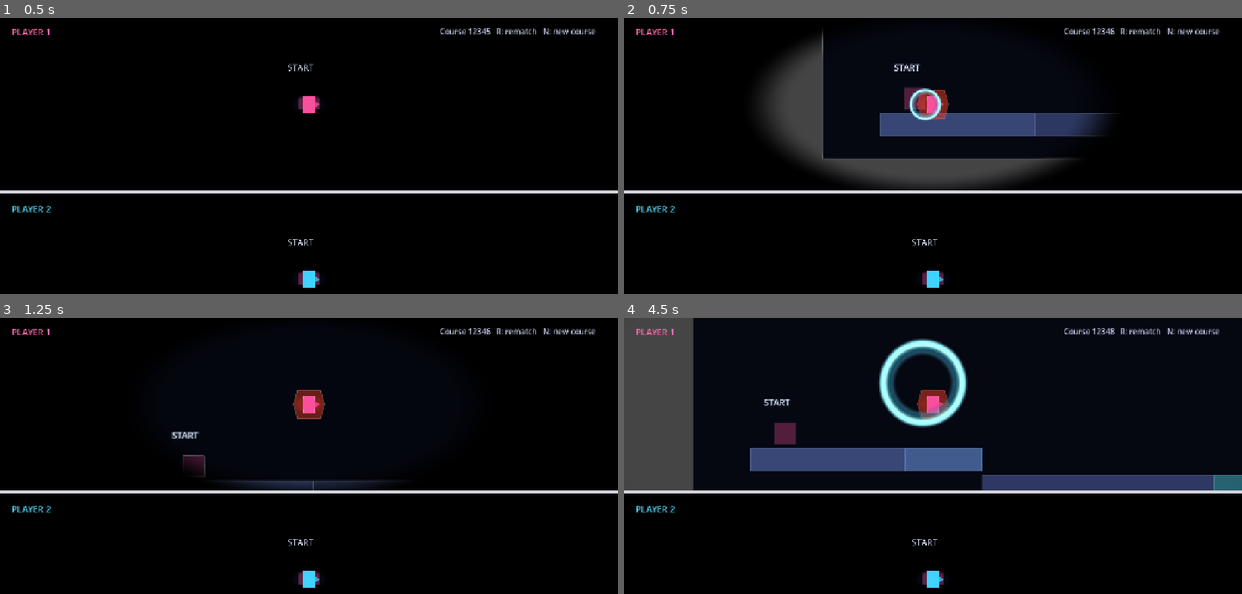
Above: before the commit, frames 1-4 (two rows, left to right).
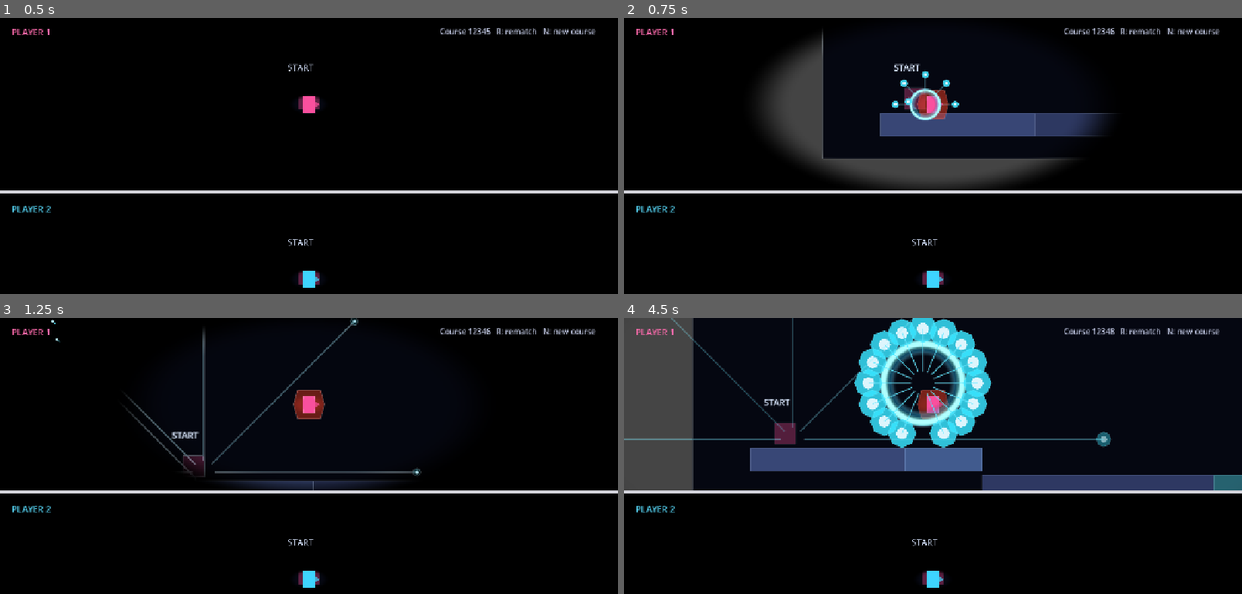
Above: after the commit, the same moments.

Repository: ketr4x/Haven
Game: Godot game, scene res://scenes/game/race.tscn
Same seed, same stepped clock (60 frames per second), same inputs: the game is played once before the commit and once after it.
Inputs:
- Up to frame 1 (0.5 s): no input
- Up to frame 2 (0.75 s): tap Enter at 0.5 s; hold D (p1_right) from 0.53 s (still down); hold N (new_seed) from 0.53 s (still down)
- Up to frame 3 (1.25 s): keep holding D (p1_right); keep holding N (new_seed); tap W (p1_jump) at 0.77 s
- Up to frame 4 (4.5 s): release N (new_seed) at 1.28 s; tap S (p1_shout) at 1.35, 2.85, 4.35 s; tap W (p1_jump) at 1.52, 3.02, 3.77 s; release D (p1_right) at 2.03 s; hold A (p1_left) 2.03-2.78 s; hold N (new_seed) 2.03-2.78 s; hold D (p1_right) 2.78-4.28 s; hold N (new_seed) 3.53-4.28 s; hold A (p1_left) from 4.28 s (still down)

Frame 1 is identical in both runs. In frame 2, 0.2% of the frame differs, in the area x 43-55%, y 18-35%; in frame 3, 1.0%; in frame 4, 5.6%, in the area x 0-79%, y 0-48%.

Commit message:
Render reflected wave beams

Diff:
--- a/scenes/effects/sound_wave.tscn
+++ b/scenes/effects/sound_wave.tscn
@@ -9,7 +9,6 @@
 radius = 26.0
 
 [node name="SoundWave" type="CharacterBody2D"]
-visible = false
 collision_layer = 8
 collision_mask = 1
 script = ExtResource("1_wave")
@@ -25,6 +24,12 @@
 [node name="CollisionShape2D" type="CollisionShape2D" parent="ReturnDetector"]
 shape = SubResource("CircleShape2D_return_detector")
 
+[node name="BeamTrail" type="Line2D" parent="."]
+top_level = true
+width = 2.0
+default_color = Color(0.3, 0.9, 1, 0.82)
+antialiased = true
+
 [node name="OuterRing" type="Polygon2D" parent="."]
 polygon = PackedVector2Array(14, 0, 9.89949, 9.89949, 0, 14, -9.89949, 9.89949, -14, 0, -9.89949, -9.89949, 0, -14, 9.89949, -9.89949)
 color = Color(0.22, 0.9, 1, 0.9)
--- a/scripts/effects/sound_wave.gd
+++ b/scripts/effects/sound_wave.gd
@@ -8,6 +8,10 @@
 @export var speed: float = 760.0
 @export_range(0, 5) var max_bounces: int = 2
 @export var lifetime: float = 1.6
+@export var beam_fade_distance: float = 1_200.0
+@export_range(0.0, 1.0) var beam_min_alpha: float = 0.06
+
+@onready var _beam_trail: Line2D = $BeamTrail
 
 var bounce_count: int = 0
 var captured_loudness: float = 0.0
@@ -15,6 +19,9 @@
 var emitter: RezonansPlayer
 var _remaining_lifetime: float = 0.0
 var _has_returned: bool = false
+var _travel_distance: float = 0.0
+var _initial_beam_alpha: float = 0.0
+var _trail_points: PackedVector2Array = PackedVector2Array()
 
 func setup(source: RezonansPlayer, origin: Vector2, direction: Vector2, initial_loudness: float, pulse_identifier: int) -> void:
 	emitter = source
@@ -25,6 +32,11 @@
 	global_position = origin
 	velocity = direction.normalized() * speed
 	_remaining_lifetime = lifetime
+	_travel_distance = 0.0
+	_trail_points = PackedVector2Array([origin, origin])
+	_initial_beam_alpha = lerpf(0.32, 0.82, captured_loudness / 100.0)
+	_beam_trail.default_color.a = _initial_beam_alpha
+	_update_beam_trail()
 
 
 func _physics_process(delta: float) -> void:
@@ -34,20 +46,41 @@
 		queue_free()
 		return
 
+	var previous_position := global_position
 	var collision := move_and_collide(velocity * delta)
+	_travel_distance += previous_position.distance_to(global_position)
+	_append_trail_point(global_position)
 	if collision:
 		bounce_count += 1
 		var normal := collision.get_normal()
 		velocity = velocity.bounce(normal)
 		global_position += normal * 0.5
+		_append_trail_point(global_position)
 		bounced.emit(global_position, normal, bounce_count)
 		if bounce_count >= max_bounces:
 			expired.emit()
 			queue_free()
 			return
 
+	_update_beam_visibility()
 	if bounce_count > 0 and emitter and global_position.distance_to(emitter.global_position) <= 42.0 * scale.x:
 		_return_to_owner()
+
+
+func _append_trail_point(point: Vector2) -> void:
+	if _trail_points.is_empty() or _trail_points[_trail_points.size() - 1].distance_to(point) > 0.1:
+		_trail_points.append(point)
+	_update_beam_trail()
+
+
+func _update_beam_trail() -> void:
+	_beam_trail.global_position = Vector2.ZERO
+	_beam_trail.points = _trail_points
+
+
+func _update_beam_visibility() -> void:
+	var fade_progress := clampf(_travel_distance / beam_fade_distance, 0.0, 1.0)
+	_beam_trail.default_color.a = lerpf(_initial_beam_alpha, beam_min_alpha, fade_progress)
 
 
 func _process(_delta: float) -> void:
--- a/tests/sound_wave_check.gd
+++ b/tests/sound_wave_check.gd
@@ -15,6 +15,8 @@
 	lab.add_child(wave)
 	wave.bounced.connect(_on_wave_bounced)
 	wave.setup(player, Vector2(540, 546), Vector2.RIGHT, 50.0, 1)
+	var beam_trail := wave.get_node("BeamTrail") as Line2D
+	var starting_alpha := beam_trail.default_color.a
 
 	for frame in 20:
 		await physics_frame
@@ -22,6 +24,8 @@
 	assert(_bounce_count == 1)
 	assert(wave.bounce_count == 1)
 	assert(wave.velocity.x < 0.0)
+	assert(beam_trail.points.size() > 2)
+	assert(beam_trail.default_color.a < starting_alpha)
 	print("Sound wave check passed.")
 	quit()
 
